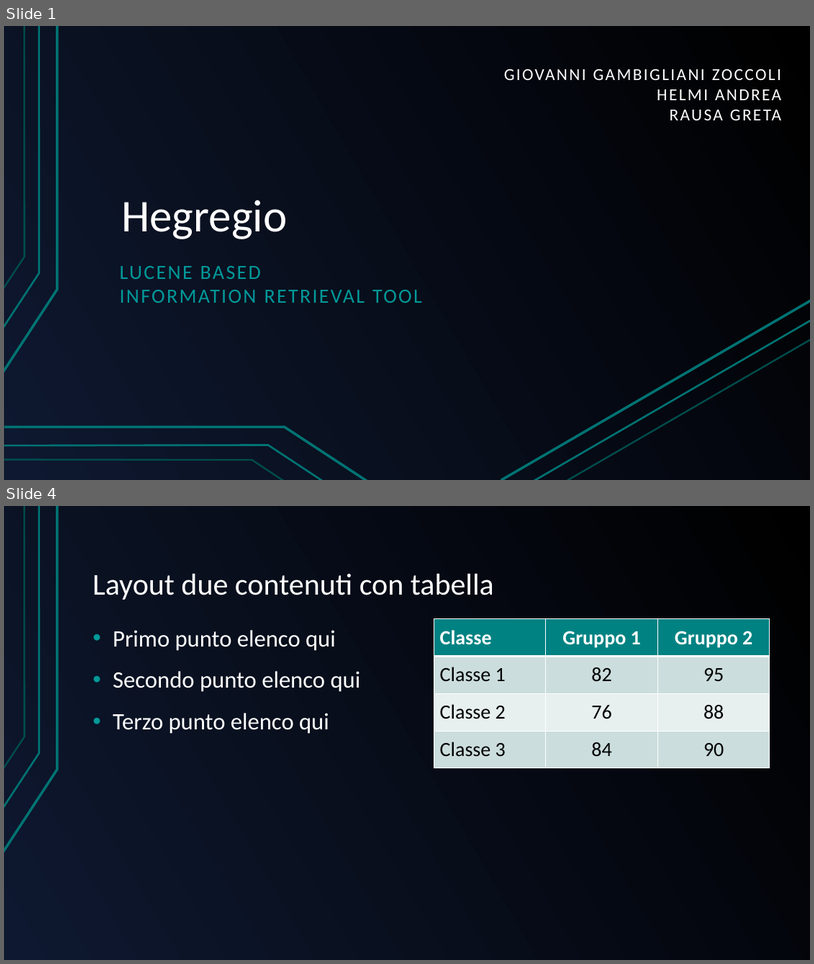
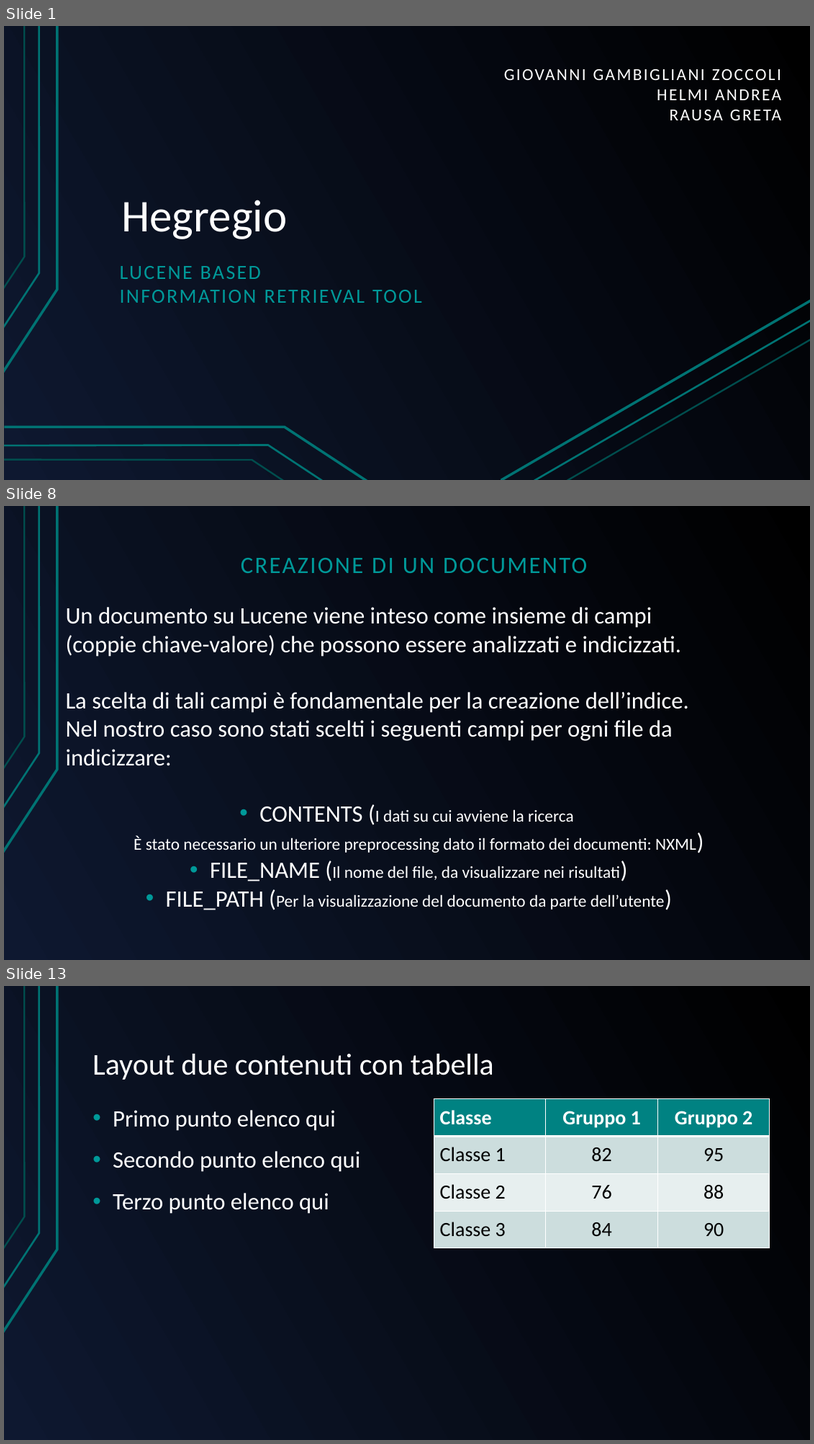
Before and after one commit to GreRagu/ProgettoGavi, a slide deck: Hegregio.odp. Shown one above the other, each under a label of ours: slides 1 and 4 before the commit, slides 1, 8 and 13 after it; the slides between them are not shown. The pictures are 814x964 and 814x1444 pixels, drawn with LibreOffice and Linux fonts; fonts in the diff are those of the drawing. Boxes give left, top, right and bottom in pixels: in the first picture for what was removed or moved away, otherwise in the second. Text is boxed around its words. In the diff, an @@ line names an element or a change of style, - is before the commit and + after.

```diff
--- a/Hegregio.odp
+++ b/Hegregio.odp
@@ slide 8 added at (4, 506, 810, 960), background gradient #000000 to #0E1830; not listed: 3 template elements that a slide beside it also shows @@
@@ text added at (241, 558, 587, 573), 28 pt, text #009999 @@
+CREAZIONE DI UN DOCUMENTO
@@ text added at (66, 607, 697, 910), 28 pt, text #FFFFFF @@
+Un documento su Lucene viene inteso come insieme di campi
+(coppie chiave-valore) che possono essere analizzati e indicizzati.
+La scelta di tali campi è fondamentale per la creazione dell’indice.
+Nel nostro caso sono stati scelti i seguenti campi per ogni file da indicizzare:
+• CONTENTS (I dati su cui avviene la ricerca
+È stato necessario un ulteriore preprocessing dato il formato dei documenti: NXML)
+• FILE_NAME (Il nome del file, da visualizzare nei risultati)
+• FILE_PATH (Per la visualizzazione del documento da parte dell’utente)
@@ what was slide 4 is now slide 13 @@
```
Also in this commit, not shown: 11 other slides added, 9 slides removed.
